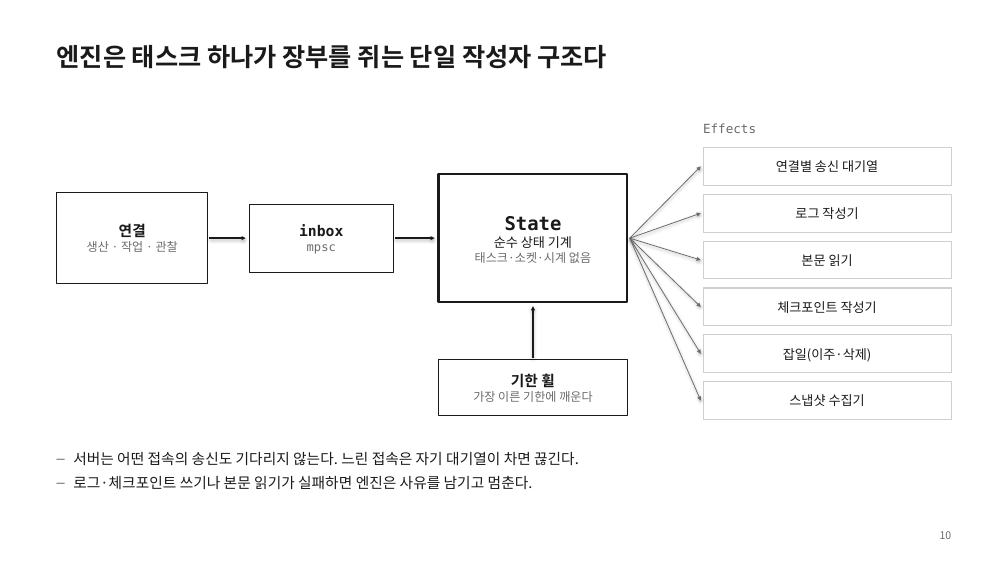
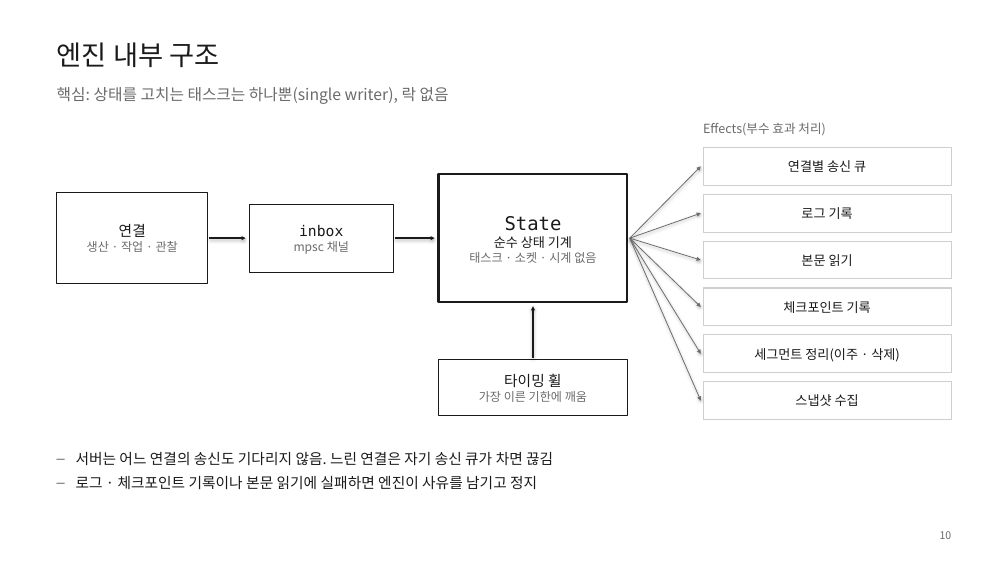
Before and after one commit to hikaMaeng/ruvent, a slide deck: slide 10 of docs/intro/ruvent-intro.pptx. Drawn at 1008x567 pixels with LibreOffice and Linux fonts; fonts in the diff are those of the drawing. Boxes give left, top, right and bottom in pixels: in the first picture for what was removed or moved away, otherwise in the second. Text is boxed around its words. In the diff, an @@ line names an element or a change of style, - is before the commit and + after.

```diff
--- a/docs/intro/ruvent-intro.pptx
+++ b/docs/intro/ruvent-intro.pptx
@@ text at [57, 42, 219, 67]: text changed; size 24 to 26 pt; bold off @@
-엔진은 태스크 하나가 장부를 쥐는 단일 작성자 구조다
+엔진 내부 구조
@@ text added at [57, 87, 449, 104], 15 pt, text #6B6B6B @@
+핵심: 상태를 고치는 태스크는 하나뿐(single writer), 락 없음
@@ text at [703, 122, 825, 135]: text changed; font DejaVu Sans Mono to Noto Sans CJK KR @@
-Effects
+Effects(부수 효과 처리)
@@ text in rectangle at [788, 160, 866, 172]: text changed @@
-연결별 송신 대기열
+연결별 송신 큐
@@ text in rectangle at [801, 207, 853, 219]: text changed @@
-로그 작성기
+로그 기록
@@ text in rectangle at [119, 224, 146, 237]: bold off in "연결" @@
@@ text in rectangle at [299, 225, 343, 237]: bold off in "inbox" @@
@@ text in rectangle at [505, 216, 562, 231]: bold off in "State" @@
@@ text in rectangle at [294, 241, 349, 254]: text changed; font DejaVu Sans Mono to Noto Sans CJK KR @@
-mpsc
+mpsc 채널
@@ text in rectangle at [469, 252, 596, 263]: spaces changed @@
-태스크·소켓·시계 없음
+태스크 · 소켓 · 시계 없음
@@ text in rectangle at [783, 301, 871, 313]: text changed @@
-체크포인트 작성기
+체크포인트 기록
@@ text in rectangle at [754, 348, 900, 362]: text changed @@
-잡일(이주·삭제)
+세그먼트 정리(이주 · 삭제)
@@ text in rectangle at [479, 373, 587, 402]: text changed @@
-기한 휠
-가장 이른 기한에 깨운다
+타이밍 휠
+가장 이른 기한에 깨움
@@ text in rectangle at [795, 394, 859, 406]: text changed @@
-스냅샷 수집기
+스냅샷 수집
@@ text at [76, 452, 553, 489]: text changed @@
-– 서버는 어떤 접속의 송신도 기다리지 않는다. 느린 접속은 자기 대기열이 차면 끊긴다.
-– 로그·체크포인트 쓰기나 본문 읽기가 실패하면 엔진은 사유를 남기고 멈춘다.
+– 서버는 어느 연결의 송신도 기다리지 않음. 느린 연결은 자기 송신 큐가 차면 끊김
+– 로그 · 체크포인트 기록이나 본문 읽기에 실패하면 엔진이 사유를 남기고 정지
```
Also in this commit, not shown: 17 other slides changed, 2 other files.
